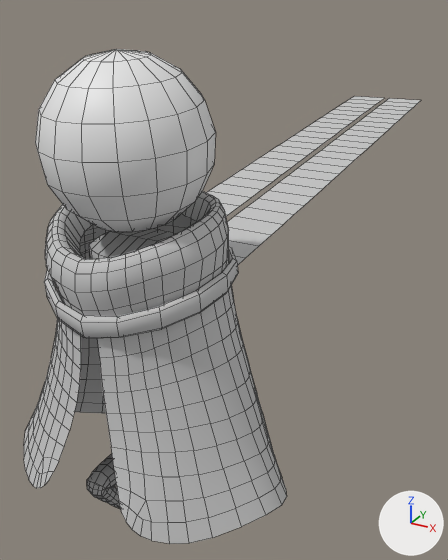
Before and after pictures for a commit that changed the FBX model Assets/99_Test/14_CSH/FBX/jump/Ani_ken_jump.fbx.
Camera for both pictures: a 50 mm lens placed at (0.561, -0.767, 1.787), pointed at (-0.129, 0.488, 1.16). Lighting does not change. The marker at lower right points along +X, +Y and +Z. Both versions are drawn at frame 13 of the action 'Take 001'; the numbers are the values there. Mesh edges are drawn as thin lines.

The older version as bpy lines, for what is in view:
```python
me_mesh = bpy.data.meshes.new('Mesh')
me_mesh.from_pydata(...)  # 58 vertices, 28 faces; spans x 0.0..0.1, y -0.09..1.42, z 0.61..0.74
me_mesh.materials.append(mat_material__38)  # light grey #c5c5c5
me_mesh_001 = bpy.data.meshes.new('Mesh.001')
me_mesh_001.from_pydata(...)  # 58 vertices, 28 faces; spans x -0.13..-0.02, y -0.09..1.42, z 0.61..0.74
me_mesh_001.materials.append(mat_material__38)  # light grey #c5c5c5
me_mesh_002 = bpy.data.meshes.new('Mesh.002')
me_mesh_002.from_pydata(...)  # 790 vertices, 724 faces; spans x -0.265..0.265, y -0.226..0.275, z 0.14..0.754
me_mesh_002.materials.append(mat_material__38)  # light grey #c5c5c5
me_mesh_003 = bpy.data.meshes.new('Mesh.003')
me_mesh_003.from_pydata(...)  # 121 vertices, 136 faces; spans x -6.69..6.69, y -8.75..4.53, z -6.82..6.63
me_mesh_004 = bpy.data.meshes.new('Mesh.004')
me_mesh_004.from_pydata(...)  # 557 vertices, 572 faces; spans x -0.086..0.086, y -0.158..0.093, z 0.025..0.7
me_mesh_004.materials.append(mat_01___default)  # grey #b4b4b4
ob_body = bpy.data.objects.new('Body', me_mesh_004)
ob_body.location = (0.0, 0.019, 0.757)
ob_head = bpy.data.objects.new('head', me_mesh_003)
ob_head.location = (0.002, 0.0, 1.609)
ob_head.scale = (0.0192, 0.0192, 0.0192)
ob_scarf = bpy.data.objects.new('Scarf', me_mesh_002)
ob_scarf.location = (0.0, 0.019, 0.757)
ob_tail_1 = bpy.data.objects.new('Tail_1', me_mesh)
ob_tail_1.location = (0.0, 0.019, 0.757)
ob_tail_2 = bpy.data.objects.new('Tail_2', me_mesh_001)
ob_tail_2.location = (0.0, 0.019, 0.757)
```
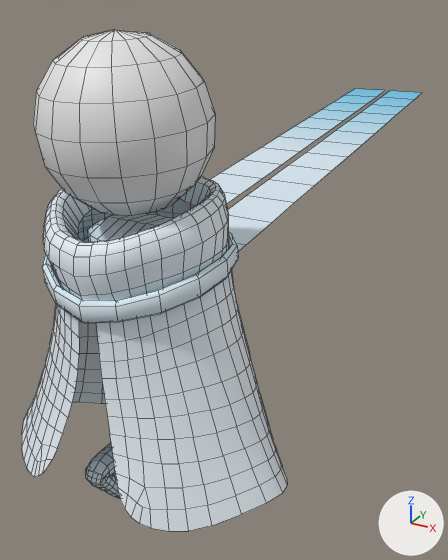
The change, as a diff of the scene's bpy script:
```diff
--- a/Assets/99_Test/14_CSH/FBX/jump/Ani_ken_jump.fbx.py
+++ b/Assets/99_Test/14_CSH/FBX/jump/Ani_ken_jump.fbx.py
@@ me_mesh_001 @@
-me_mesh_001.from_pydata(...)  # 58 vertices, 28 faces; spans x -0.13..-0.02, y -0.09..1.42, z 0.61..0.74
-me_mesh_001.materials.append(mat_material__38)  # light grey #c5c5c5
+me_mesh_001.from_pydata(...)  # 30 vertices, 14 faces; spans x -5.05..-0.79, y -3.59..55.76, z 23.83..29.32
+# me_mesh_001 part 1: 58 vertices removed from x -0.13..-0.02, y -0.09..1.42, z 0.61..0.74
+# me_mesh_001 part 2: 30 vertices added at x -5.05..-0.79, y -3.59..55.76, z 23.83..29.32
+me_mesh_001.materials.append(mat_ken)  # picture img_tex_ken_basecolor_png
@@ me_mesh @@
-me_mesh.from_pydata(...)  # 58 vertices, 28 faces; spans x 0.0..0.1, y -0.09..1.42, z 0.61..0.74
-me_mesh.materials.append(mat_material__38)  # light grey #c5c5c5
+me_mesh.from_pydata(...)  # 30 vertices, 14 faces; spans x -0.18..4.08, y -3.59..55.76, z 23.83..29.32
+# me_mesh part 5: 58 vertices removed from x 0.0..0.1, y -0.09..1.42, z 0.61..0.74
+# me_mesh part 6: 30 vertices added at x -0.18..4.08, y -3.59..55.76, z 23.83..29.32
+me_mesh.materials.append(mat_ken)  # picture img_tex_ken_basecolor_png
@@ me_mesh_002 @@
 me_mesh_002.from_pydata(...)  # 790 vertices, 724 faces; spans x -0.265..0.265, y -0.226..0.275, z 0.14..0.754
-me_mesh_002.materials.append(mat_material__38)  # light grey #c5c5c5
+# me_mesh_002 part 3: the loose piece of 694 vertices spanning x -0.265..0.265, y -0.226..0.275, z 0.14..0.754 is multiplied about the mesh origin by the matrix ((39.37, 0.0, 0.0), (0.0, 39.37, 0.0), (0.0, 0.0, 39.37)), in mat_ken (picture img_tex_ken_basecolor_png)
+# me_mesh_002 part 4: the loose piece of 96 vertices spanning x -0.155..0.155, y -0.192..0.115, z 0.587..0.669 is deleted
+me_mesh_002.materials.append(mat_ken)  # picture img_tex_ken_basecolor_png
@@ me_mesh_004 @@
 me_mesh_004.from_pydata(...)  # 557 vertices, 572 faces; spans x -0.086..0.086, y -0.158..0.093, z 0.025..0.7
-me_mesh_004.materials.append(mat_01___default)  # grey #b4b4b4
+# me_mesh_004 part 7: the whole mesh is multiplied about the mesh origin by the matrix ((39.37, 0.0, 0.0), (0.0, 39.37, 0.0), (0.0, 0.0, 39.37))
+me_mesh_004.materials.append(mat_ken)  # picture img_tex_ken_basecolor_png
@@ ob_head @@
 ob_head = bpy.data.objects.new('head', me_mesh_003)
-ob_head.location = (0.002, 0.0, 1.609)
+ob_head.location = (0.002, 0.0, 1.634)
 ob_head.scale = (0.0192, 0.0192, 0.0192)
@@ ob_tail_2 @@
 ob_tail_2 = bpy.data.objects.new('Tail_2', me_mesh_001)
-ob_tail_2.location = (0.0, 0.019, 0.757)
+ob_tail_2.location = (0.0, 0.019, 0.782)
+ob_tail_2.scale = (0.0254, 0.0254, 0.0254)
@@ ob_tail_1 @@
 ob_tail_1 = bpy.data.objects.new('Tail_1', me_mesh)
-ob_tail_1.location = (0.0, 0.019, 0.757)
+ob_tail_1.location = (0.0, 0.019, 0.782)
+ob_tail_1.scale = (0.0254, 0.0254, 0.0254)
@@ ob_scarf @@
 ob_scarf = bpy.data.objects.new('Scarf', me_mesh_002)
-ob_scarf.location = (0.0, 0.019, 0.757)
+ob_scarf.location = (0.0, 0.019, 0.782)
+ob_scarf.scale = (0.0254, 0.0254, 0.0254)
@@ ob_body @@
 ob_body = bpy.data.objects.new('Body', me_mesh_004)
-ob_body.location = (0.0, 0.019, 0.757)
+ob_body.location = (0.0, 0.019, 0.782)
+ob_body.scale = (0.0254, 0.0254, 0.0254)
@@ ob_necklace @@
+ob_necklace = bpy.data.objects.new('Necklace', me_mesh_001_1)  # 96 vertices, 80 faces; spans x -6.11..6.11, y -7.55..4.54, z 23.13..26.33; in mat_ken (picture img_tex_ken_basecolor_png)
+ob_necklace.location = (0.0, 0.019, 0.782)
+ob_necklace.scale = (0.0254, 0.0254, 0.0254)
```

Where the change shows, as pixel boxes (x1, y1, x2, y2) in the pictures (448 x 560 px; the box of a moved part takes in the faces that stretch with it):
'Scarf', reshaped, moved, rescaled: before (24, 191, 287, 544); after (22, 177, 287, 531)
'head', moved: before (35, 49, 216, 232); after (33, 29, 215, 215)
'Tail_1', reshaped, moved, rescaled: before (227, 98, 421, 266); after (228, 91, 421, 251)
'Tail_2', reshaped, moved, rescaled: before (206, 96, 384, 216); after (210, 89, 385, 204)
'Necklace', added: after (42, 222, 238, 323)
'Body', recoloured, reshaped, moved, rescaled: before (87, 229, 176, 509); after (86, 214, 173, 498)
part 1 of me_mesh_001, deleted: before (206, 96, 384, 216)
part 2 of me_mesh_001, added: after (210, 89, 385, 204)
part 3 of me_mesh_002, moved or reshaped: before (24, 191, 287, 544); after (22, 177, 287, 531)
part 4 of me_mesh_002, deleted: before (44, 236, 238, 338)
part 5 of me_mesh, deleted: before (227, 98, 421, 266)
part 6 of me_mesh, added: after (228, 91, 421, 251)
